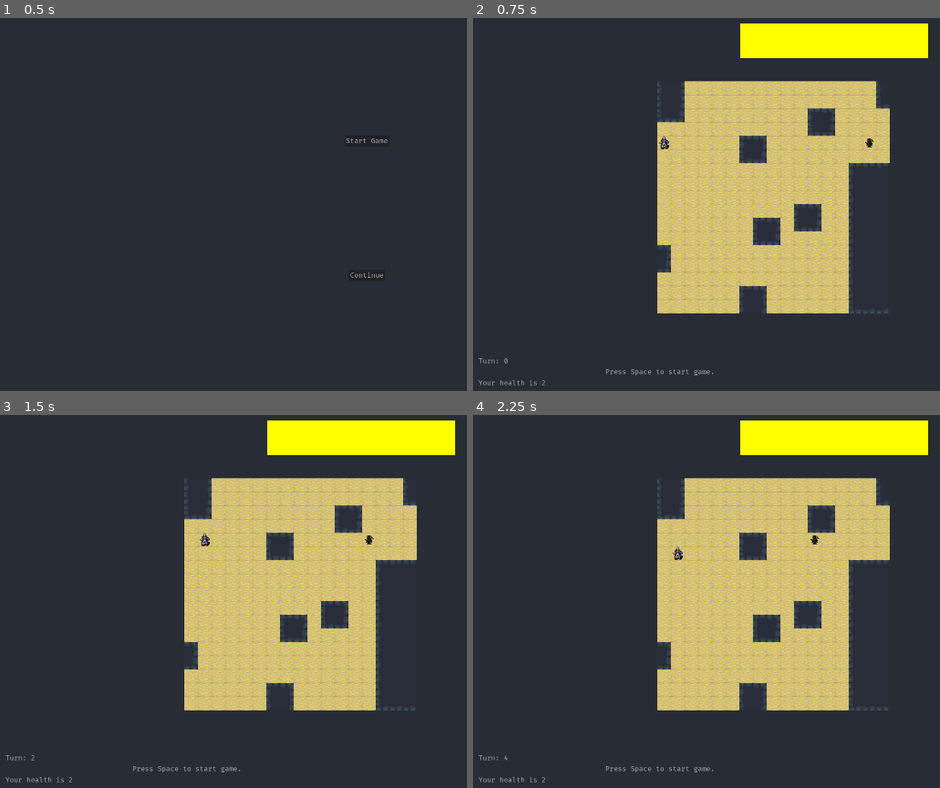
Above: before the commit, frames 1-4 (two rows, left to right).
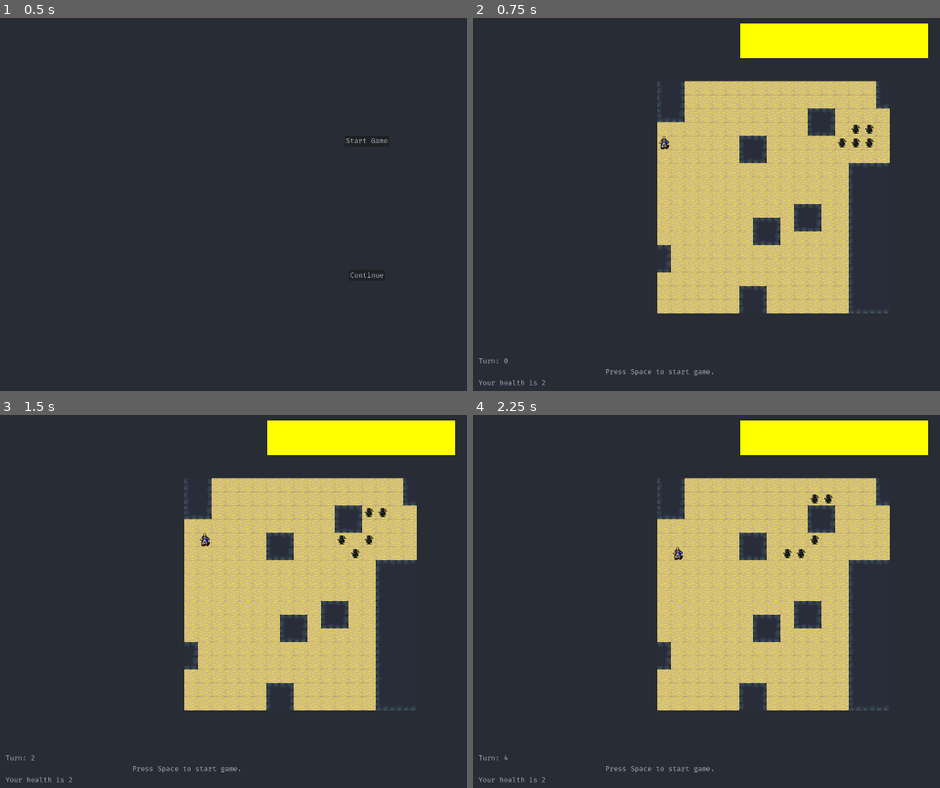
Above: after the commit, the same moments.

Repository: benjaminfrs/DragonsDescent
Game: Godot game, scene res://scene/main/main.tscn
Same seed, same stepped clock (60 frames per second), same inputs: the game is played once before the commit and once after it.
Inputs:
- Up to frame 1 (0.5 s): no input
- Up to frame 2 (0.75 s): click "Start Game" at 0.5 s
- Up to frame 3 (1.5 s): tap Space (wait) at 1.25 s; hold Right (move_right) from 1.28 s (still down); tap G (get) at 1.35 s
- Up to frame 4 (2.25 s): tap Space (wait) at 2 s; release Right (move_right) at 2.03 s; hold Down (move_down) from 2.03 s (still down); tap 4 (four) at 2.1 s

Frame 1 is identical in both runs. In frame 2, 0.1% of the frame differs, in the area x 78-86%, y 28-35%; in frame 3, 0.1%; in frame 4, 0.1%.

Commit message:
- added 'YouWin' and 'GameOver' screens - add navigation to reset the game if you win or lose

Diff:
--- a/scene/main/gui/HealthLine.gd
+++ b/scene/main/gui/HealthLine.gd
@@ -1,4 +1,6 @@
 extends Label
+
+signal player_died()
 
 var health : int = 2
 # Called when the node enters the scene tree for the first time.
@@ -9,3 +11,5 @@
 func _on_DwarfMove_dwarf_attacks(message):
 	health -= 1
 	text = "Your health is " + str(health)
+	if health == 0:
+		emit_signal("player_died")
--- /dev/null
+++ b/scene/main/gui/game_over_screen/GameOverMainScreenButton.gd
@@ -0,0 +1,9 @@
+extends Button
+
+signal main_screen_pressed()
+
+func _ready():
+	self.button_down.connect(self._on_GameOverMainScreenButton_button_pressed)
+
+func _on_GameOverMainScreenButton_button_pressed():
+	emit_signal("main_screen_pressed")
--- /dev/null
+++ b/scene/main/gui/game_over_screen/GameOverScreen.tscn
@@ -0,0 +1,42 @@
+[gd_scene load_steps=3 format=3 uid="uid://csggy42gd6afu"]
+
+[ext_resource type="FontFile" uid="uid://b1day01kiq4ll" path="res://resource/FiraCode-Regular.ttf" id="1_5ckj8"]
+[ext_resource type="Script" path="res://scene/main/gui/game_over_screen/GameOverMainScreenButton.gd" id="2_c1i3o"]
+
+[node name="GameOverScreen" type="CanvasLayer"]
+
+[node name="MarginContainer" type="MarginContainer" parent="."]
+anchors_preset = 15
+anchor_right = 1.0
+anchor_bottom = 1.0
+offset_right = 40.0
+offset_bottom = 40.0
+theme_override_constants/margin_left = 250
+theme_override_constants/margin_top = 250
+theme_override_constants/margin_right = 250
+theme_override_constants/margin_bottom = 250
+
+[node name="VBoxContainer" type="VBoxContainer" parent="MarginContainer"]
+layout_mode = 2
+
+[node name="YouLoseLabel" type="Label" parent="MarginContainer/VBoxContainer"]
+layout_mode = 2
+size_flags_horizontal = 4
+size_flags_vertical = 3
+theme_override_colors/font_color = Color(0.670588, 0.698039, 0.74902, 1)
+theme_override_fonts/font = ExtResource("1_5ckj8")
+theme_override_font_sizes/font_size = 56
+text = "Game Over! You Lose!"
+horizontal_alignment = 1
+vertical_alignment = 1
+
+[node name="GameOverMainScreenButton" type="Button" parent="MarginContainer/VBoxContainer"]
+layout_mode = 2
+size_flags_horizontal = 4
+size_flags_vertical = 6
+theme_override_colors/font_color = Color(0.670588, 0.698039, 0.74902, 1)
+theme_override_fonts/font = ExtResource("1_5ckj8")
+theme_override_font_sizes/font_size = 56
+text = "Main Screen
+"
+script = ExtResource("2_c1i3o")
--- /dev/null
+++ b/scene/main/gui/you_win_screen/YouWinMainScreenButton.gd
@@ -0,0 +1,9 @@
+extends Button
+
+signal main_screen_pressed()
+
+func _ready():
+	self.button_down.connect(self._on_MainScreenButton_button_pressed)
+
+func _on_MainScreenButton_button_pressed():
+	emit_signal("main_screen_pressed")
--- /dev/null
+++ b/scene/main/gui/you_win_screen/YouWinScreen.tscn
@@ -0,0 +1,42 @@
+[gd_scene load_steps=3 format=3 uid="uid://c32qt7iarppia"]
+
+[ext_resource type="FontFile" uid="uid://b1day01kiq4ll" path="res://resource/FiraCode-Regular.ttf" id="1_y07dl"]
+[ext_resource type="Script" path="res://scene/main/gui/you_win_screen/YouWinMainScreenButton.gd" id="2_hifwj"]
+
+[node name="YouWinScreen" type="CanvasLayer"]
+
+[node name="MarginContainer" type="MarginContainer" parent="."]
+anchors_preset = 15
+anchor_right = 1.0
+anchor_bottom = 1.0
+offset_right = 40.0
+offset_bottom = 40.0
+theme_override_constants/margin_left = 250
+theme_override_constants/margin_top = 250
+theme_override_constants/margin_right = 250
+theme_override_constants/margin_bottom = 250
+
+[node name="VBoxContainer" type="VBoxContainer" parent="MarginContainer"]
+layout_mode = 2
+
+[node name="YouWinLabel" type="Label" parent="MarginContainer/VBoxContainer"]
+layout_mode = 2
+size_flags_horizontal = 4
+size_flags_vertical = 3
+theme_override_colors/font_color = Color(0.670588, 0.698039, 0.74902, 1)
+theme_override_fonts/font = ExtResource("1_y07dl")
+theme_override_font_sizes/font_size = 56
+text = "You Win!"
+horizontal_alignment = 1
+vertical_alignment = 1
+
+[node name="YouWinMainScreenButton" type="Button" parent="MarginContainer/VBoxContainer"]
+layout_mode = 2
+size_flags_horizontal = 4
+size_flags_vertical = 6
+theme_override_colors/font_color = Color(0.670588, 0.698039, 0.74902, 1)
+theme_override_fonts/font = ExtResource("1_y07dl")
+theme_override_font_sizes/font_size = 56
+text = "Main Screen
+"
+script = ExtResource("2_hifwj")
--- a/scene/main/main.gd
+++ b/scene/main/main.gd
@@ -8,9 +8,12 @@
 const reward_scene = preload("res://scene/reward/RewardMain.tscn")
 const game_gui = preload("res://scene/main/gui/MainGUI.tscn")
 const start_screen_gui = preload("res://scene/main/gui/start_screen/StartScreen.tscn")
+const you_win_screen_gui = preload("res://scene/main/gui/you_win_screen/YouWinScreen.tscn")
+const game_over_screen_gui = preload("res://scene/main/gui/game_over_screen/GameOverScreen.tscn")
 
 var current_level : Node2D
-var level_ind : int = 1
+var level_base : int = 5
+var level_ind : int = level_base
 
 const PLAYER: String = "SELF"
 const PLAYER_REF: = "Player"
@@ -110,20 +113,54 @@
 ]
 
 func _ready():
+	_load_main_screen()
+
+func _load_main_screen():
 	var start_screen = start_screen_gui.instantiate()
 	self.add_child(start_screen)
 	start_screen.get_node("MarginContainer/VBoxContainer/StartGameButton").game_start_pressed.connect(self._on_StartGameButton_game_start_pressed)
 
+func _load_you_win_screen():
+	var you_win_screen = you_win_screen_gui.instantiate()
+	self.add_child(you_win_screen)
+	you_win_screen.get_node("MarginContainer/VBoxContainer/YouWinMainScreenButton").main_screen_pressed.connect(self._on_YouWinMainScreenButton_main_screen_pressed)
+
+func _load_game_over_screen():
+	var game_over_screen = game_over_screen_gui.instantiate()
+	self.add_child(game_over_screen)
+	game_over_screen.get_node("MarginContainer/VBoxContainer/GameOverMainScreenButton").main_screen_pressed.connect(self._on_GameOverMainScreenButton_main_screen_pressed)
+
 func _on_StartGameButton_game_start_pressed():
 	self.get_node("StartScreen").queue_free()
-	self.add_child(game_gui.instantiate())
+	var game_ui = game_gui.instantiate()
+	self.add_child(game_ui)
 	Globals.setup_globals()
 	_setup_signals(Globals.Player, SIGNAL_BIND_PLAYER)
+	game_ui.get_node("MarginContainer/MainHBox/VBoxContainer/HealthLine").player_died.connect(self._on_HealthLine_player_died)
 	_build_next_level()
+
+func _on_YouWinMainScreenButton_main_screen_pressed():
+	self.get_node("YouWinScreen").queue_free()
+	_load_main_screen()
+
+func _on_GameOverMainScreenButton_main_screen_pressed():
+	self.get_node("GameOverScreen").queue_free()
+	_load_main_screen()
 
 func _on_DungeonGrid_leaving_dungeon():
 	print("Leaving dungeon!")
 	_build_next_level()
+
+func _on_HealthLine_player_died():
+	print("Player died game over")
+	current_level.close_level()
+	current_level.queue_free()
+	current_level = null
+	Globals.Player.queue_free()
+	self.get_node("MainGUI").queue_free()
+	level_ind = level_base
+
+	_load_game_over_screen()
 
 func _build_next_level():
 	if current_level:
@@ -159,7 +196,14 @@
 
 func _on_Player_found_lamp():
 	print("You found the lamp!!! GAME OVER")
-	get_tree().quit()
+	current_level.close_level()
+	current_level.queue_free()
+	current_level = null
+	Globals.Player.queue_free()
+	self.get_node("MainGUI").queue_free()
+	level_ind = level_base
+
+	_load_you_win_screen()
 
 func _setup_signals(node : Node2D, signals : Array):
 # [signal_name, func_name, source_node, target_node]
